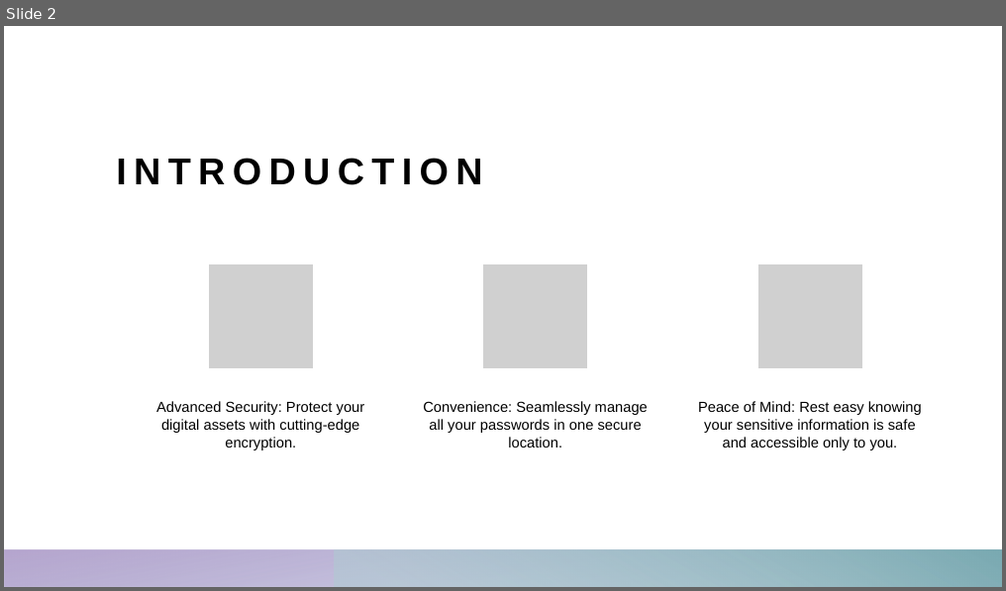
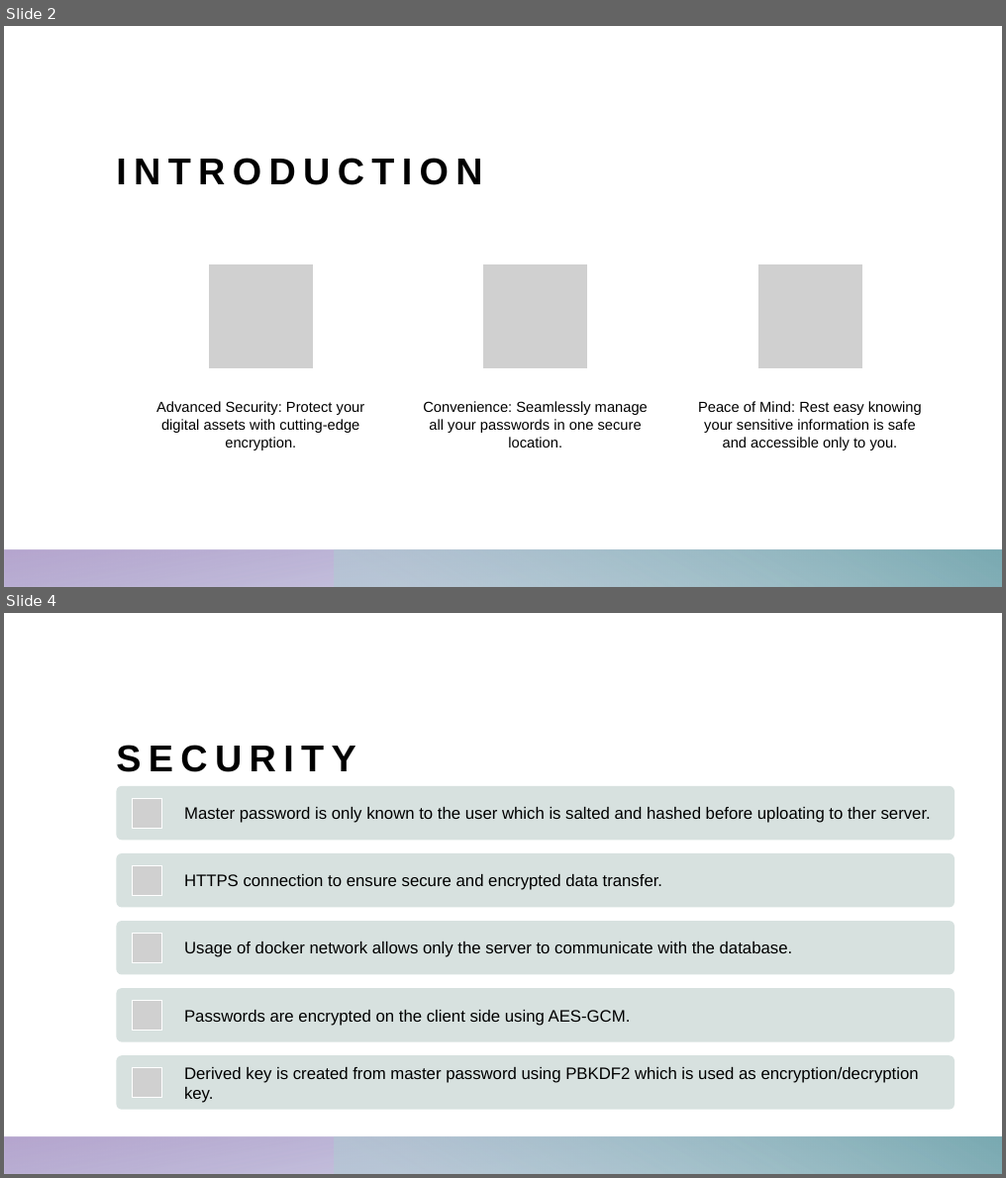
Before and after one commit to victorzhj/passwordManager, a slide deck: PasswordManager.pptx. Shown one above the other, each under a label of ours: slide 2 before the commit, slides 2 and 4 after it; the slides between them are not shown. The pictures are 1006x591 and 1006x1178 pixels, drawn with LibreOffice and Linux fonts; fonts in the diff are those of the drawing; grey boxes stand for pictures. Boxes give left, top, right and bottom in pixels: in the first picture for what was removed or moved away, otherwise in the second. Text is boxed around its words. In the diff, an @@ line names an element or a change of style, - is before the commit and + after.

```diff
--- a/PasswordManager.pptx
+++ b/PasswordManager.pptx
@@ slide 4 added at box(4, 613, 1002, 1174), background #FFFFFF; not listed: 2 template elements that a slide beside it also shows @@
@@ title added at box(116, 745, 355, 772), 36 pt, text #000000, bold @@
+SECURITY
@@ group added at box(116, 786, 954, 1110): 5 rounded rectangles, 5 pictures, 5 texts @@
+Master password is only known to the user which is salted and hashed before uploating to ther server.
+HTTPS connection to ensure secure and encrypted data transfer.
+Usage of docker network allows only the server to communicate with the database.
+Passwords are encrypted on the client side using AES-GCM.
+Derived key is created from master password using PBKDF2 which is used as encryption/decryption key.
```
Also in this commit, not shown: 3 slides changed, 1 slide removed, 1 other file.
